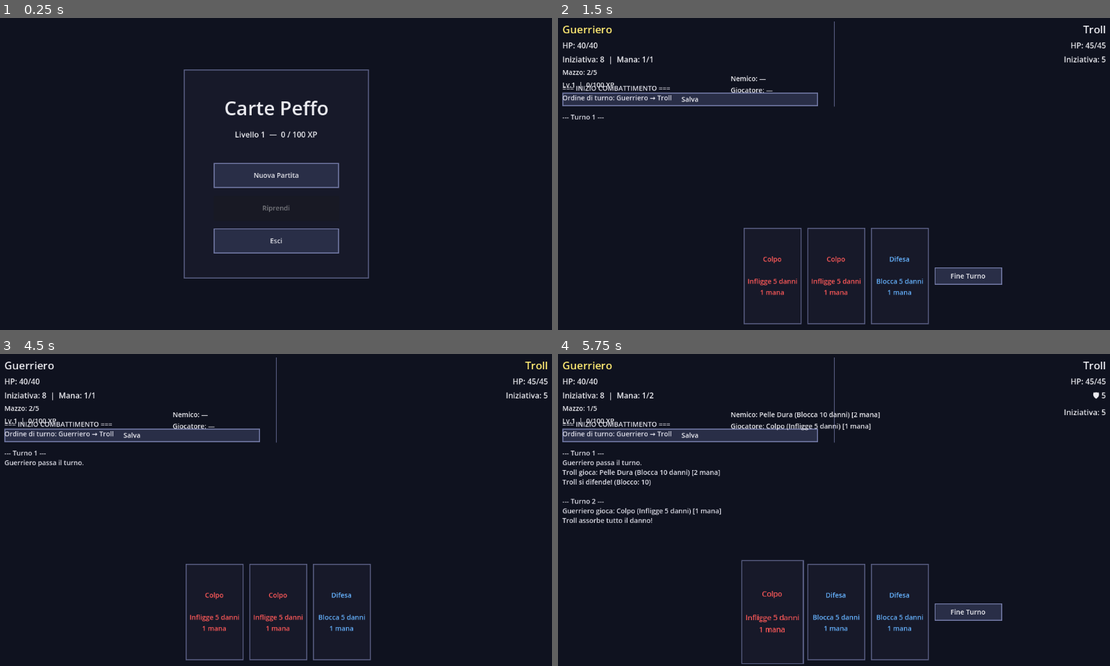
Above: before the commit, frames 1-4 (two rows, left to right).
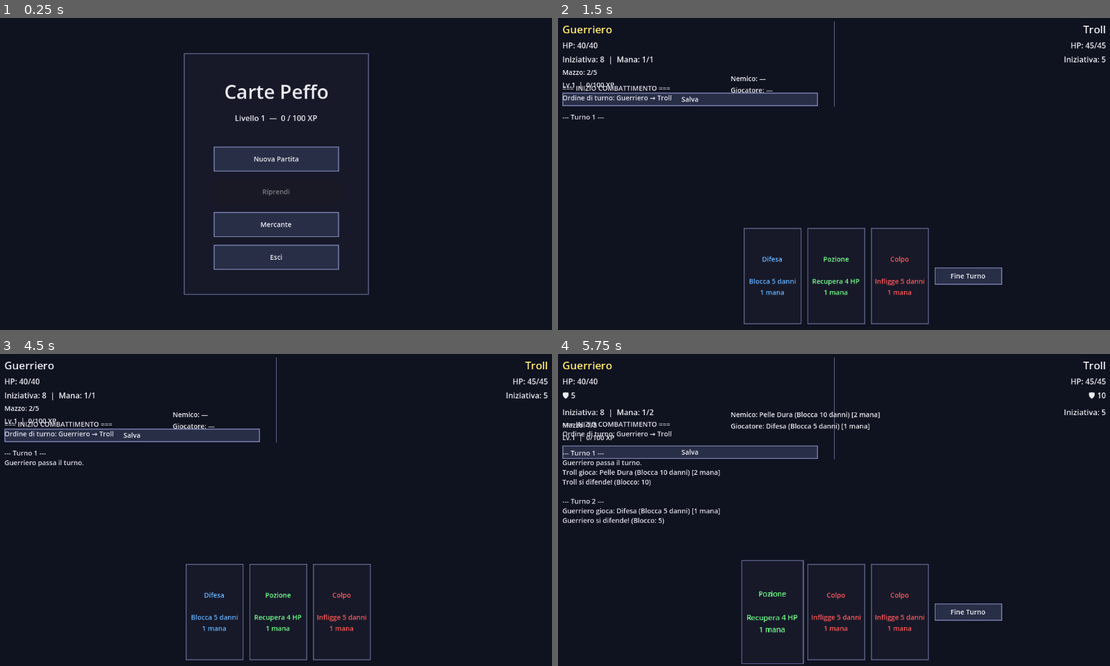
Above: after the commit, the same moments.

Repository: Dreeko1/Card-Game-GD
Game: Godot game, scene res://scenes/main_menu.tscn
Two runs of this game, one before a commit and one after it. Both use one fixed random seed, a clock stepped at 60 frames per second and the inputs below.
Inputs (mouse positions are in pixels of both pictures, inside the frame that each line leads up to):
- Up to frame 1 (0.25 s): no input
- Up to frame 2 (1.5 s): click "Nuova Partita" at 0.5 s; click "Guerriero" at 1.25 s
- Up to frame 3 (4.5 s): click "Salva" at 2 s; click "Salva" at 2.75 s; click "Salva" at 3.5 s; click "Fine Turno" at 4.25 s
- Up to frame 4 (5.75 s): move the mouse to (773, 612) at 5.02 s; click (773, 612) at 5.17 s

The runs differ from the first frame. In frame 1, 7.5% of the frame differs, in the area x 33-67%, y 11-89%; in frame 2, 0.7%; in frame 3, 0.7%; in frame 4, 5.8%.

Commit message:
Punti 8+9: ricompense post-vittoria, buff permanenti e mercante
- RewardManager autoload: pool di 8 carte e 3 buff permanenti, genera 3 opzioni bilanciate dopo la vittoria
- reward_screen.tscn/gd: schermata scelta ricompensa (carta al mazzo o buff attacco/difesa/HP)
- save_manager: salva/carica buff permanenti e carte sbloccate su disco
- combatant: campi perm_attack_bonus e perm_block_bonus applicati a ogni combattimento
- game_manager: applica buffs e carte sbloccate in new_game() e load_game(); _apply_card usa i bonus permanenti
- deck: add_card() per aggiungere carte sbloccate al mazzo
- main.gd: bottone "Scegli Ricompensa" (vittoria) vs "Menu Principale" (sconfitta)
- Mercante: schermata placeholder con mazzo attuale e buff attivi; sarà NPC in seguito
- main_menu: pulsante Mercante

https://claude.ai/code/session_019P7p6ZaqQwo2DPN3Au32aR

Diff:
--- a/project.godot
+++ b/project.godot
@@ -19,6 +19,7 @@
 
 GameManager="*res://scripts/game_manager.gd"
 SaveManager="*res://scripts/save_manager.gd"
+RewardManager="*res://scripts/reward_manager.gd"
 
 [gui]
 
--- a/scenes/main_menu.tscn
+++ b/scenes/main_menu.tscn
@@ -59,6 +59,11 @@
 custom_minimum_size = Vector2(260, 52)
 text = "Riprendi"
 
+[node name="BtnMerchant" type="Button" parent="CenterContainer/PanelContainer/MarginContainer/VBoxContainer"]
+layout_mode = 2
+custom_minimum_size = Vector2(260, 52)
+text = "Mercante"
+
 [node name="BtnQuit" type="Button" parent="CenterContainer/PanelContainer/MarginContainer/VBoxContainer"]
 layout_mode = 2
 custom_minimum_size = Vector2(260, 52)
--- /dev/null
+++ b/scenes/merchant.tscn
@@ -0,0 +1,83 @@
+[gd_scene load_steps=2 format=3]
+
+[ext_resource type="Script" path="res://scripts/merchant.gd" id="1_merch"]
+
+[node name="Merchant" type="Control"]
+layout_mode = 3
+anchors_preset = 15
+anchor_right = 1.0
+anchor_bottom = 1.0
+grow_horizontal = 2
+grow_vertical = 2
+script = ExtResource("1_merch")
+
+[node name="BackButton" type="Button" parent="."]
+layout_mode = 1
+offset_left = 16.0
+offset_top = 16.0
+offset_right = 140.0
+offset_bottom = 48.0
+text = "← Torna al Menu"
+
+[node name="TitleLabel" type="Label" parent="."]
+layout_mode = 1
+anchors_preset = 5
+anchor_left = 0.5
+anchor_right = 0.5
+offset_left = -160.0
+offset_top = 16.0
+offset_right = 160.0
+offset_bottom = 52.0
+text = "Mercante"
+horizontal_alignment = 1
+theme_override_font_sizes/font_size = 30
+
+[node name="ScrollContainer" type="ScrollContainer" parent="."]
+layout_mode = 1
+anchors_preset = 15
+anchor_right = 1.0
+anchor_bottom = 1.0
+offset_left = 16.0
+offset_top = 70.0
+offset_right = -16.0
+offset_bottom = -16.0
+grow_horizontal = 2
+grow_vertical = 2
+
+[node name="MarginContainer" type="MarginContainer" parent="ScrollContainer"]
+layout_mode = 2
+size_flags_horizontal = 3
+theme_override_constants/margin_left = 40
+theme_override_constants/margin_top = 20
+theme_override_constants/margin_right = 40
+theme_override_constants/margin_bottom = 20
+
+[node name="ContentBox" type="VBoxContainer" parent="ScrollContainer/MarginContainer"]
+layout_mode = 2
+theme_override_constants/separation = 20
+
+[node name="BuffsTitle" type="Label" parent="ScrollContainer/MarginContainer/ContentBox"]
+layout_mode = 2
+text = "Buff permanenti attivi:"
+theme_override_font_sizes/font_size = 18
+
+[node name="BuffsLabel" type="Label" parent="ScrollContainer/MarginContainer/ContentBox"]
+layout_mode = 2
+text = ""
+
+[node name="Separator" type="HSeparator" parent="ScrollContainer/MarginContainer/ContentBox"]
+layout_mode = 2
+
+[node name="DeckTitle" type="Label" parent="ScrollContainer/MarginContainer/ContentBox"]
+layout_mode = 2
+text = "Il tuo mazzo (★ = sbloccata):"
+theme_override_font_sizes/font_size = 18
+
+[node name="DeckContainer" type="VBoxContainer" parent="ScrollContainer/MarginContainer/ContentBox"]
+layout_mode = 2
+theme_override_constants/separation = 6
+
+[node name="MerchantNote" type="Label" parent="ScrollContainer/MarginContainer/ContentBox"]
+layout_mode = 2
+text = "\nIl mercante aprirà presto il suo negozio..."
+modulate = Color(0.7, 0.7, 0.7, 1)
--- /dev/null
+++ b/scenes/reward_screen.tscn
@@ -0,0 +1,53 @@
+[gd_scene load_steps=2 format=3]
+
+[ext_resource type="Script" path="res://scripts/reward_screen.gd" id="1_reward"]
+
+[node name="RewardScreen" type="Control"]
+layout_mode = 3
+anchors_preset = 15
+anchor_right = 1.0
+anchor_bottom = 1.0
+grow_horizontal = 2
+grow_vertical = 2
+script = ExtResource("1_reward")
+
+[node name="CenterContainer" type="CenterContainer" parent="."]
+layout_mode = 1
+anchors_preset = 15
+anchor_right = 1.0
+anchor_bottom = 1.0
+grow_horizontal = 2
+grow_vertical = 2
+
+[node name="PanelContainer" type="PanelContainer" parent="CenterContainer"]
+layout_mode = 2
+
+[node name="MarginContainer" type="MarginContainer" parent="CenterContainer/PanelContainer"]
+layout_mode = 2
+theme_override_constants/margin_left = 60
+theme_override_constants/margin_top = 50
+theme_override_constants/margin_right = 60
+theme_override_constants/margin_bottom = 50
+
+[node name="VBoxContainer" type="VBoxContainer" parent="CenterContainer/PanelContainer/MarginContainer"]
+layout_mode = 2
+theme_override_constants/separation = 20
+
+[node name="TitleLabel" type="Label" parent="CenterContainer/PanelContainer/MarginContainer/VBoxContainer"]
+layout_mode = 2
+text = "Scegli la tua ricompensa"
+horizontal_alignment = 1
+theme_override_font_sizes/font_size = 28
+
+[node name="SubLabel" type="Label" parent="CenterContainer/PanelContainer/MarginContainer/VBoxContainer"]
+layout_mode = 2
+text = "Seleziona una delle tre opzioni:"
+horizontal_alignment = 1
+
+[node name="Spacer" type="Control" parent="CenterContainer/PanelContainer/MarginContainer/VBoxContainer"]
+layout_mode = 2
+custom_minimum_size = Vector2(0, 8)
+
+[node name="OptionsContainer" type="VBoxContainer" parent="CenterContainer/PanelContainer/MarginContainer/VBoxContainer"]
+layout_mode = 2
+theme_override_constants/separation = 12
--- a/scripts/combatant.gd
+++ b/scripts/combatant.gd
@@ -14,6 +14,8 @@
 var attack_bonus: int = 0
 var block_buffer: int = 0
 var damage_taken_bonus: int = 0
+var perm_attack_bonus: int = 0
+var perm_block_bonus: int = 0
 
 
 func _init(p_name: String, p_max_health: int, p_initiative: int) -> void:
--- a/scripts/deck.gd
+++ b/scripts/deck.gd
@@ -20,3 +20,7 @@
 
 func is_empty() -> bool:
 	return cards.is_empty()
+
+
+func add_card(card: Card) -> void:
+	cards.append(card)
--- a/scripts/game_manager.gd
+++ b/scripts/game_manager.gd
@@ -44,6 +44,7 @@
 	player_class = type
 	enemy_type = e_type
 	player = CharacterClass.build_combatant(type)
+	_apply_meta_to_player(true)
 	enemy = EnemyData.build_combatant(e_type)
 
 	_set_state(State.PLAYING)
@@ -221,7 +222,7 @@
 	user.mana -= card.mana_cost
 	match card.type:
 		Card.Type.ATTACK:
-			var total_damage: int = card.value + user.attack_bonus
+			var total_damage: int = card.value + user.attack_bonus + user.perm_attack_bonus
 			var absorbed: int = target.block_buffer
 			var final_damage: int = max(0, total_damage - absorbed)
 			target.block_buffer = max(0, absorbed - total_damage)
@@ -230,7 +231,7 @@
 			else:
 				combat_log.emit("%s assorbe tutto il danno!" % target.combatant_name)
 		Card.Type.BLOCK:
-			user.block_buffer += card.value
+			user.block_buffer += card.value + user.perm_block_bonus
 			combat_log.emit("%s si difende! (Blocco: %d)" % [user.combatant_name, user.block_buffer])
 		Card.Type.HEAL:
 			var before: int = user.health
@@ -299,6 +300,7 @@
 	player_class = data.get("player_class", CharacterClass.Type.GUERRIERO)
 	enemy_type = data.get("enemy_type", EnemyData.Type.GOBLIN)
 	player = CharacterClass.build_combatant(player_class)
+	_apply_meta_to_player(false)
 	player.health = data.get("player_hp", player.max_health)
 	enemy = EnemyData.build_combatant(enemy_type)
 	enemy.health = data.get("enemy_hp", enemy.max_health)
@@ -307,6 +309,28 @@
 	start_combat()
 
 
+func _apply_meta_to_player(reset_hp: bool) -> void:
+	var buffs := SaveManager.load_buffs()
+	player.perm_attack_bonus = buffs.get("attack", 0)
+	player.perm_block_bonus = buffs.get("block", 0)
+	player.max_health += buffs.get("hp", 0)
+	if reset_hp:
+		player.health = player.max_health
+	_add_unlocked_cards_to(player)
+
+
+func _add_unlocked_cards_to(combatant: Combatant) -> void:
+	for card_data in SaveManager.load_unlocked_cards():
+		var c := Card.new(
+			card_data["name"],
+			card_data["type"] as Card.Type,
+			card_data["value"],
+			card_data["mana_cost"]
+		)
+		combatant.deck.add_card(c)
+	combatant.deck.shuffle()
+
+
 func _set_state(new_state: State) -> void:
 	if current_state == new_state:
 		return
--- a/scripts/main.gd
+++ b/scripts/main.gd
@@ -101,7 +101,10 @@
 
 
 func _on_restart_pressed() -> void:
-	get_tree().change_scene_to_file("res://scenes/main_menu.tscn")
+	if _last_xp_gain > 0:
+		get_tree().change_scene_to_file("res://scenes/reward_screen.tscn")
+	else:
+		get_tree().change_scene_to_file("res://scenes/main_menu.tscn")
 
 
 func _select_class(type: CharacterClass.Type) -> void:
@@ -306,12 +309,14 @@
 		if _last_leveled_up:
 			xp_text += "  ⬆  Livello %d!" % _last_new_level
 		winner_label.text = "Hai sconfitto %s.%s" % [enemy_name, xp_text]
+		restart_button.text = "Scegli Ricompensa"
 	else:
 		result_label.text = "SCONFITTA"
 		result_label.add_theme_color_override("font_color", Color(1.0, 0.4, 0.4))
 		winner_label.text = "Sei stato sconfitto da %s." % winner.combatant_name
-	_last_xp_gain = 0
-	_last_leveled_up = false
+		restart_button.text = "Menu Principale"
+		_last_xp_gain = 0
+		_last_leveled_up = false
 	game_over_overlay.modulate.a = 0.0
 	game_over_overlay.visible = true
 	var tw: Tween = create_tween()
--- a/scripts/main_menu.gd
+++ b/scripts/main_menu.gd
@@ -9,6 +9,7 @@
 	_update_level_display(meta.level, meta.xp)
 	$CenterContainer/PanelContainer/MarginContainer/VBoxContainer/BtnNewGame.pressed.connect(_on_new_game)
 	btn_resume.pressed.connect(_on_resume)
+	$CenterContainer/PanelContainer/MarginContainer/VBoxContainer/BtnMerchant.pressed.connect(_on_merchant)
 	$CenterContainer/PanelContainer/MarginContainer/VBoxContainer/BtnQuit.pressed.connect(_on_quit)
 	btn_resume.disabled = not SaveManager.has_run()
 
@@ -32,5 +33,9 @@
 	get_tree().change_scene_to_file("res://scenes/main.tscn")
 
 
+func _on_merchant() -> void:
+	get_tree().change_scene_to_file("res://scenes/merchant.tscn")
+
+
 func _on_quit() -> void:
 	get_tree().quit()
--- /dev/null
+++ b/scripts/merchant.gd
@@ -0,0 +1,64 @@
+extends Control
+
+@onready var deck_container: VBoxContainer = $ScrollContainer/MarginContainer/ContentBox/DeckContainer
+@onready var buffs_label: Label = $ScrollContainer/MarginContainer/ContentBox/BuffsLabel
+
+
+func _ready() -> void:
+	$BackButton.pressed.connect(_on_back)
+	_populate_buffs()
+	_populate_deck()
+
+
+func _populate_buffs() -> void:
+	var buffs := SaveManager.load_buffs()
+	var atk: int = buffs.get("attack", 0)
+	var blk: int = buffs.get("block", 0)
+	var hp: int = buffs.get("hp", 0)
+	var lines := []
+	if atk > 0:
+		lines.append("⚔  +%d Attacco permanente" % atk)
+	if blk > 0:
+		lines.append("🛡  +%d Difesa permanente" % blk)
+	if hp > 0:
+		lines.append("❤  +%d HP massimi" % hp)
+	if lines.is_empty():
+		buffs_label.text = "Nessun buff attivo."
+	else:
+		buffs_label.text = "\n".join(lines)
+
+
+func _populate_deck() -> void:
+	var base_cards := [
+		{"name": "Colpo",   "type": "Attacco",      "mana": 1},
+		{"name": "Difesa",  "type": "Difesa",        "mana": 1},
+		{"name": "Pozione", "type": "Cura",          "mana": 1},
+	]
+	for c in base_cards:
+		_add_card_row(c.name, c.type, c.mana, false)
+
+	var unlocked := SaveManager.load_unlocked_cards()
+	for card_data in unlocked:
+		var type_name := _type_label(card_data.get("type", 0) as Card.Type)
+		_add_card_row(card_data.get("name", "?"), type_name, card_data.get("mana_cost", 1), true)
+
+
+func _add_card_row(card_name: String, type_name: String, mana: int, is_unlocked: bool) -> void:
+	var lbl := Label.new()
+	var prefix := "★ " if is_unlocked else "  "
+	lbl.text = "%s%s  [%s — %d mana]" % [prefix, card_name, type_name, mana]
+	deck_container.add_child(lbl)
+
+
+func _type_label(type: Card.Type) -> String:
+	match type:
+		Card.Type.ATTACK: return "Attacco"
+		Card.Type.BLOCK:  return "Difesa"
+		Card.Type.HEAL:   return "Cura"
+		Card.Type.BUFF:   return "Potenziamento"
+		Card.Type.DEBUFF: return "Indebolimento"
+	return "?"
+
+
+func _on_back() -> void:
+	get_tree().change_scene_to_file("res://scenes/main_menu.tscn")
--- /dev/null
+++ b/scripts/reward_manager.gd
@@ -0,0 +1,86 @@
+extends Node
+
+const TYPE_CARD := "card"
+const TYPE_BUFF := "buff"
+
+const CARD_POOL: Array[Dictionary] = [
+	{"name": "Colpo Pesante", "type": Card.Type.ATTACK, "value": 8, "mana_cost": 2},
+	{"name": "Furia",         "type": Card.Type.ATTACK, "value": 6, "mana_cost": 1},
+	{"name": "Stoccata",      "type": Card.Type.ATTACK, "value": 10, "mana_cost": 3},
+	{"name": "Corazza",       "type": Card.Type.BLOCK,  "value": 8, "mana_cost": 2},
+	{"name": "Scudo d'Acciaio","type": Card.Type.BLOCK, "value": 6, "mana_cost": 1},
+	{"name": "Rigenerazione", "type": Card.Type.HEAL,   "value": 8, "mana_cost": 2},
+	{"name": "Furore",        "type": Card.Type.BUFF,   "value": 3, "mana_cost": 1},
+	{"name": "Maledizione",   "type": Card.Type.DEBUFF, "value": 4, "mana_cost": 2},
+]
+
+const BUFF_POOL: Array[Dictionary] = [
+	{"kind": "attack", "amount": 2, "label": "+2 Attacco permanente"},
+	{"kind": "block",  "amount": 2, "label": "+2 Difesa permanente"},
+	{"kind": "hp",     "amount": 5, "label": "+5 HP massimi"},
+]
+
+
+func generate_rewards(count: int) -> Array:
+	var all_options: Array = []
+	for card_data in CARD_POOL:
+		all_options.append({"reward_type": TYPE_CARD, "data": card_data})
+	for buff_data in BUFF_POOL:
+		all_options.append({"reward_type": TYPE_BUFF, "data": buff_data})
+	all_options.shuffle()
+
+	# Garantisce almeno 1 carta e 1 buff tra le opzioni
+	var result: Array = []
+	var has_card := false
+	var has_buff := false
+	for option in all_options:
+		if result.size() >= count:
+			break
+		if option.reward_type == TYPE_CARD and not has_card:
+			result.append(option)
+			has_card = true
+		elif option.reward_type == TYPE_BUFF and not has_buff:
+			result.append(option)
+			has_buff = true
+
+	for option in all_options:
+		if result.size() >= count:
+			break
+		if not result.has(option):
+			result.append(option)
+
+	result.shuffle()
+	return result
+
+
+func apply_reward(option: Dictionary) -> void:
+	if option.reward_type == TYPE_CARD:
+		var d: Dictionary = option.data
+		SaveManager.unlock_card({
+			"name": d.name,
+			"type": int(d.type),
+			"value": d.value,
+			"mana_cost": d.mana_cost,
+		})
+	elif option.reward_type == TYPE_BUFF:
+		SaveManager.apply_perm_buff(option.data.kind, option.data.amount)
+
+
+func reward_display_text(option: Dictionary) -> String:
+	if option.reward_type == TYPE_CARD:
+		var d: Dictionary = option.data
+		var type_name := _type_label(d.type)
+		return "Carta: %s\n%s — %d mana" % [d.name, type_name, d.mana_cost]
+	elif option.reward_type == TYPE_BUFF:
+		return "Buff permanente\n%s" % option.data.label
+	return ""
+
+
+func _type_label(type: Card.Type) -> String:
+	match type:
+		Card.Type.ATTACK: return "Attacco"
+		Card.Type.BLOCK:  return "Difesa"
+		Card.Type.HEAL:   return "Cura"
+		Card.Type.BUFF:   return "Potenziamento"
+		Card.Type.DEBUFF: return "Indebolimento"
+	return ""
--- /dev/null
+++ b/scripts/reward_screen.gd
@@ -0,0 +1,23 @@
+extends Control
+
+@onready var options_container: VBoxContainer = $CenterContainer/PanelContainer/MarginContainer/VBoxContainer/OptionsContainer
+
+
+func _ready() -> void:
+	var rewards := RewardManager.generate_rewards(3)
+	for option in rewards:
+		_create_reward_button(option)
+
+
+func _create_reward_button(option: Dictionary) -> void:
+	var btn := Button.new()
+	btn.text = RewardManager.reward_display_text(option)
+	btn.custom_minimum_size = Vector2(320, 72)
+	btn.autowrap_mode = TextServer.AUTOWRAP_WORD
+	options_container.add_child(btn)
+	btn.pressed.connect(_on_reward_chosen.bind(option))
+
+
+func _on_reward_chosen(option: Dictionary) -> void:
+	RewardManager.apply_reward(option)
+	get_tree().change_scene_to_file("res://scenes/main_menu.tscn")
--- a/scripts/save_manager.gd
+++ b/scripts/save_manager.gd
@@ -55,3 +55,38 @@
 	if cfg.load(SAVE_PATH) != OK:
 		return false
 	return cfg.get_value("run", "in_progress", false)
+
+
+func load_buffs() -> Dictionary:
+	var cfg := ConfigFile.new()
+	if cfg.load(SAVE_PATH) != OK:
+		return {"attack": 0, "block": 0, "hp": 0}
+	return {
+		"attack": cfg.get_value("buffs", "attack", 0),
+		"block": cfg.get_value("buffs", "block", 0),
+		"hp": cfg.get_value("buffs", "hp", 0),
+	}
+
+
+func apply_perm_buff(kind: String, amount: int) -> void:
+	var cfg := ConfigFile.new()
+	cfg.load(SAVE_PATH)
+	var current: int = cfg.get_value("buffs", kind, 0)
+	cfg.set_value("buffs", kind, current + amount)
+	cfg.save(SAVE_PATH)
+
+
+func unlock_card(card_data: Dictionary) -> void:
+	var cfg := ConfigFile.new()
+	cfg.load(SAVE_PATH)
+	var existing: Array = cfg.get_value("cards", "unlocked", [])
+	existing.append(card_data)
+	cfg.set_value("cards", "unlocked", existing)
+	cfg.save(SAVE_PATH)
+
+
+func load_unlocked_cards() -> Array:
+	var cfg := ConfigFile.new()
+	if cfg.load(SAVE_PATH) != OK:
+		return []
+	return cfg.get_value("cards", "unlocked", [])
